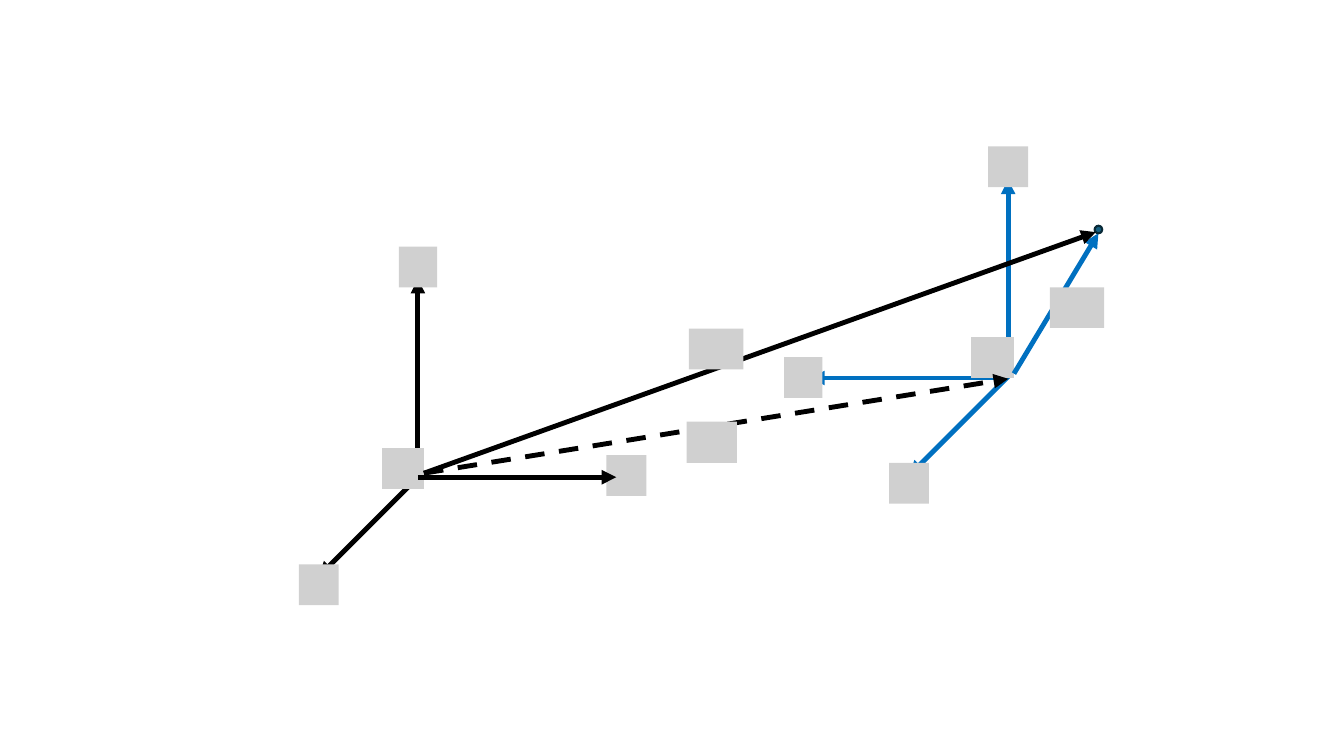
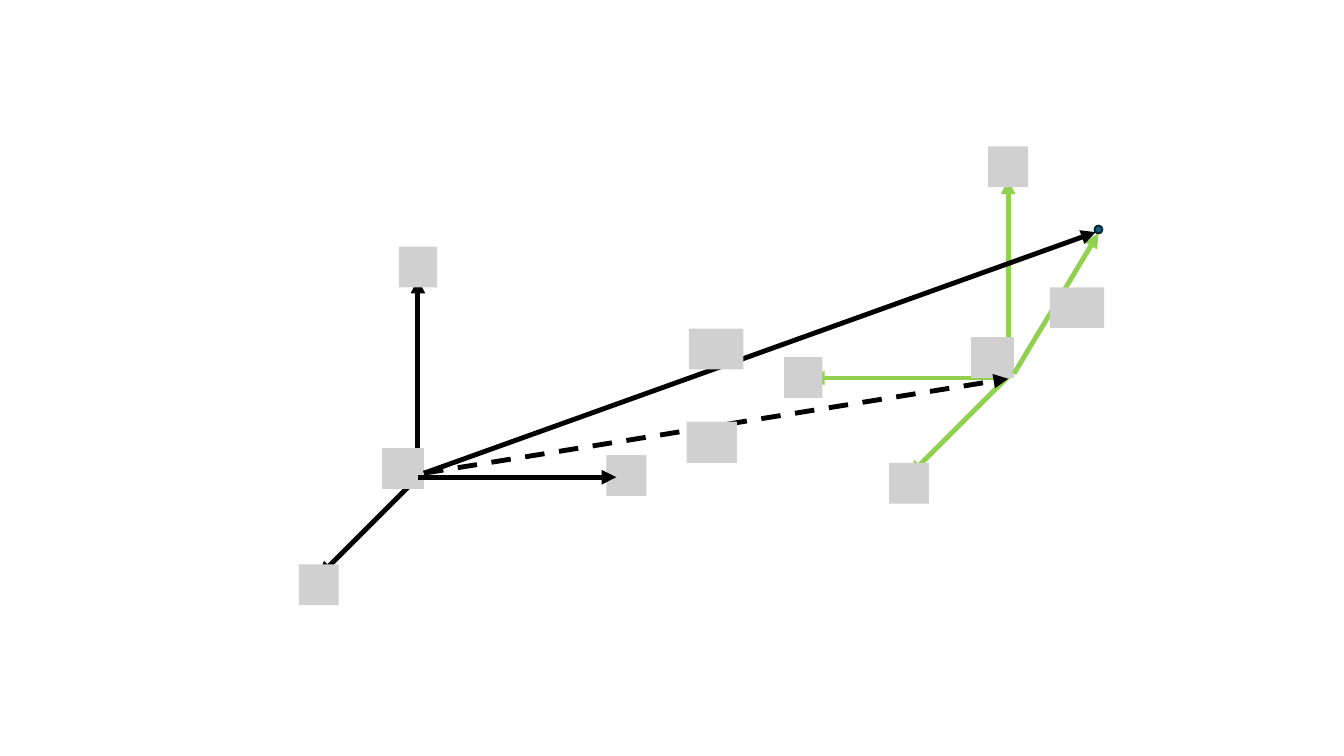
Before and after one commit to drescherflo/cad-sdgp, a slide deck: slide 1 of thesis/plots/transformation_point_mapping.pptx. Drawn at 1344x756 pixels with LibreOffice and Linux fonts; fonts in the diff are those of the drawing; grey boxes stand for pictures. Boxes give left, top, right and bottom in pixels: in the first picture for what was removed or moved away, otherwise in the second. Text is boxed around its words. In the diff, an @@ line names an element or a change of style, - is before the commit and + after.

```diff
--- a/thesis/plots/transformation_point_mapping.pptx
+++ b/thesis/plots/transformation_point_mapping.pptx
@@ arrow (1008, 378) - (1008, 179): stroke #0070C0 3.5 pt to #92D050 3.5 pt @@
@@ arrow (1014, 374) - (1099, 233): stroke #0070C0 3.5 pt to #92D050 3.5 pt @@
@@ arrow (1008, 378) - (811, 378): stroke #0070C0 3.5 pt to #92D050 3.5 pt @@
@@ arrow (1008, 376) - (909, 476): stroke #0070C0 3.5 pt to #92D050 3.5 pt @@
```
Also in this commit, not shown: 2 other files.
